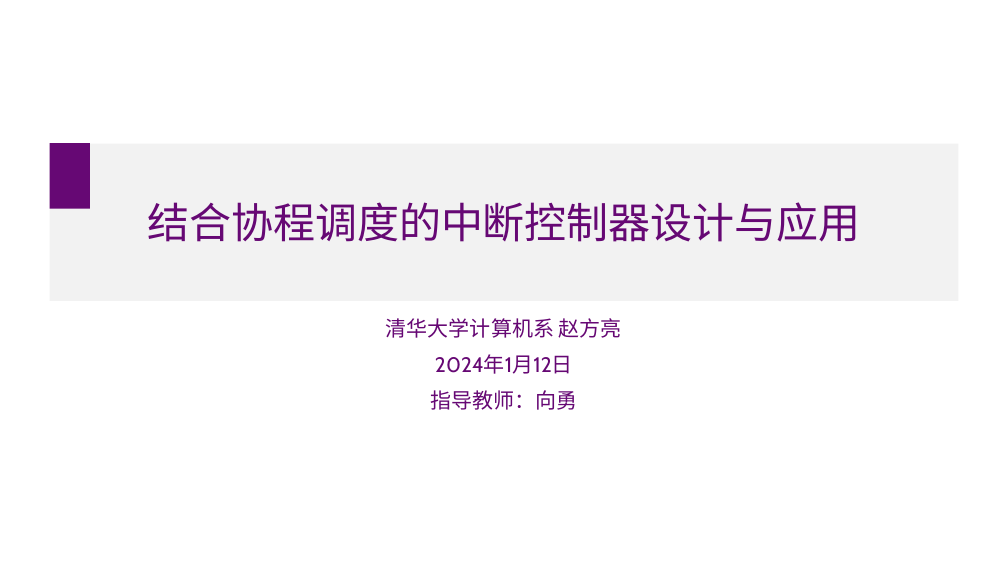
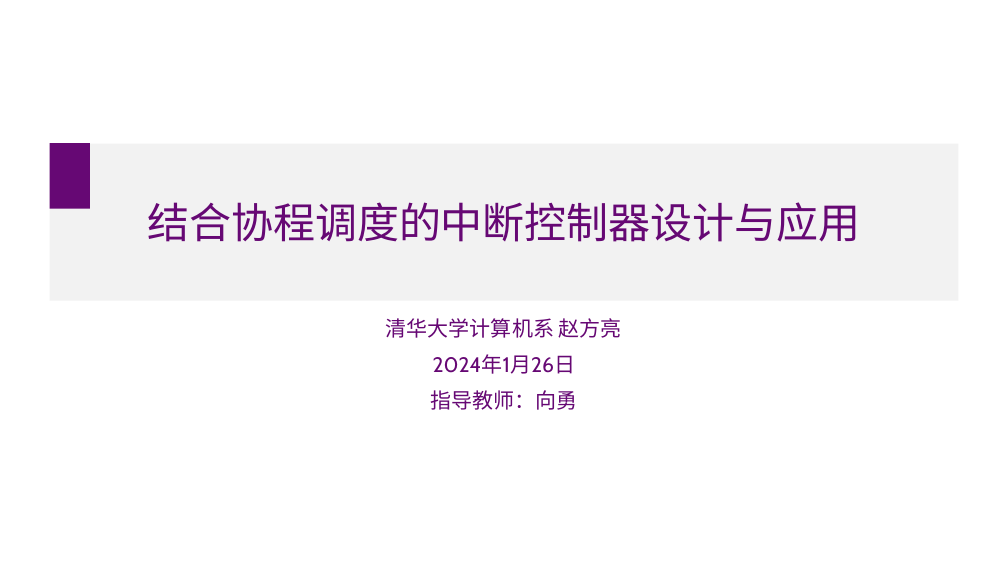
Before and after one commit to oscourse-tsinghua/openingreport-zfliang2023, a slide deck: slide 1 of opening_report.pptx. Drawn at 1008x567 pixels with LibreOffice and Linux fonts; fonts in the diff are those of the drawing. Boxes give left, top, right and bottom in pixels: in the first picture for what was removed or moved away, otherwise in the second. Text is boxed around its words. In the diff, an @@ line names an element or a change of style, - is before the commit and + after.

```diff
--- a/opening_report.pptx
+++ b/opening_report.pptx
@@ subtitle at (433,354,575,374): text changed @@
-2024年1月12日
+2024年1月26日
```
Also in this commit, not shown: 10 other slides changed.
